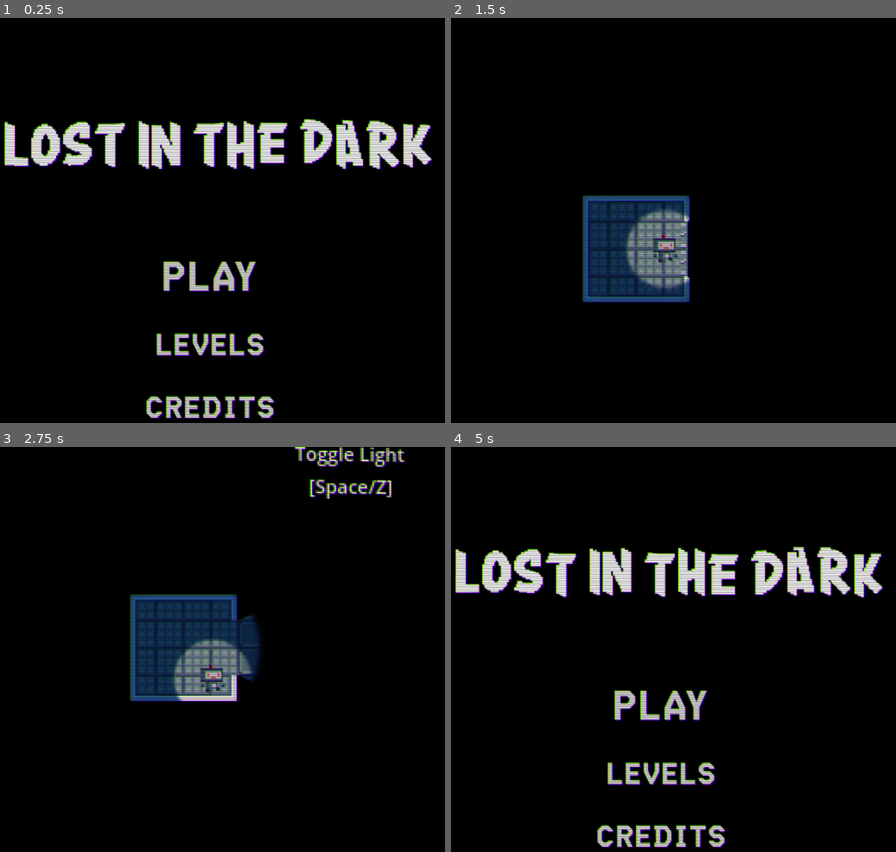
Above: before the commit, frames 1-4 (two rows, left to right).
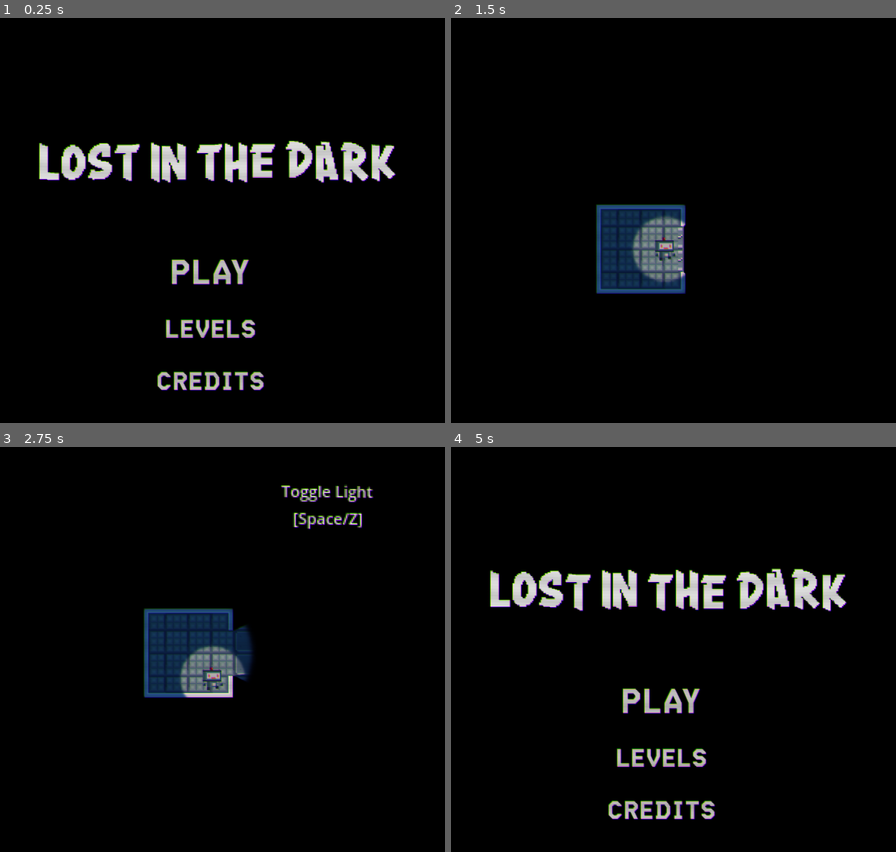
Above: after the commit, the same moments.

Repository: CookieCherith0969/GDM-Assignment-4
Game: Godot game, scene res://Scenes/Levels/StartMenu.tscn
Same seed, same stepped clock (60 frames per second), same inputs: the game is played once before the commit and once after it.
Inputs (mouse positions are in pixels of both pictures, inside the frame that each line leads up to):
- Up to frame 1 (0.25 s): no input
- Up to frame 2 (1.5 s): click "PLAY" at 0.5 s; move the mouse to (766, 228) at 1.27 s; hold D (Right) from 1.28 s (still down); hold E (Interact) from 1.28 s (still down)
- Up to frame 3 (2.75 s): tap Space (Light) at 1.55, 2.1 s; move the mouse to (120, 702) at 2.02 s; release D (Right) at 2.03 s; release E (Interact) at 2.03 s; hold S (Down) from 2.03 s (still down); tap E (Interact) at 2.3 s
- Up to frame 4 (5 s): move the mouse to (709, 576) at 2.77 s; release S (Down) at 2.78 s; hold D (Right) 2.78-3.53 s; hold E (Interact) 2.78-3.53 s; tap Space (Light) at 3.05, 3.6, 4.55 s; tap Enter at 3.5 s; move the mouse to (642, 771) at 3.52 s; hold W (Up) 3.53-4.28 s; tap E (Interact) at 3.8 s; tap R (Reset) at 4.25 s; move the mouse to (802, 746) at 4.27 s; hold A (Left) from 4.28 s (still down); hold C (TempCorrupt) from 4.28 s (still down); tap Escape (Menu) at 4.9 s

The runs differ from the first frame. In frame 1, 13% of the frame differs, in the area x 0-98%, y 24-99%; in frame 2, 4.8%; in frame 3, 6.9%; in frame 4, 14%.

Commit message:
Data Log, removed CRT curve

Diff:
--- a/Scenes/Levels/BatteryLevel.tscn
+++ b/Scenes/Levels/BatteryLevel.tscn
@@ -16,6 +16,7 @@
 [ext_resource type="PackedScene" uid="uid://kgh665ni5kcx" path="res://Scenes/inverted_deco_light.tscn" id="15_3jseq"]
 [ext_resource type="PackedScene" uid="uid://05h4phc5hc4p" path="res://Scenes/elevator.tscn" id="16_65oll"]
 [ext_resource type="PackedScene" uid="uid://ddg8hl14b8mda" path="res://Scenes/blocker_vines.tscn" id="16_n3qba"]
+[ext_resource type="PackedScene" uid="uid://b16qn8glxvmnc" path="res://Scenes/data_log.tscn" id="18_cknw4"]
 [ext_resource type="PackedScene" uid="uid://cptggopdncbwu" path="res://Scenes/crtOverlay.tscn" id="18_ertr3"]
 
 [sub_resource type="RectangleShape2D" id="RectangleShape2D_w4faw"]
@@ -249,7 +250,6 @@
 
 [node name="CeilingLight2" parent="." instance=ExtResource("4_ftjt1")]
 position = Vector2(-146, -919)
-lights_lightables = false
 power_id = 4
 
 [node name="BlockerVines" parent="." instance=ExtResource("16_n3qba")]
@@ -326,5 +326,12 @@
 [node name="CRTOverlay" parent="." instance=ExtResource("18_ertr3")]
 visible = false
 
+[node name="DataLog" parent="." instance=ExtResource("18_cknw4")]
+position = Vector2(35, -110)
+contents = "They respond aggressively to light.
+Reminds me of those deep sea creatures I'd hear about when I was younger.
+I always wanted to see one of them. Too bad they're all gone now...
+Anyway, onto the next experiment."
+
 [connection signal="body_entered" from="PowerTrigger" to="PowerTrigger" method="_on_body_entered"]
 [connection signal="trigger" from="PowerTrigger" to="Label2" method="reveal"]
--- /dev/null
+++ b/Scenes/Levels/crtOverlay.gdshader
@@ -0,0 +1,25 @@
+shader_type canvas_item;
+uniform float scan_line_count : hint_range(0, 1080) = 50;
+uniform sampler2D SCREEN_TEXTURE : hint_screen_texture, filter_linear_mipmap;
+
+vec2 uv_curve(vec2 uv) {
+	uv = (uv - 0.5) * 2.0;
+	uv.x *= 1.0 + pow(abs(uv.y) / 20.0, 2.0);
+	uv.y *= 1.0 + pow(abs(uv.x) / 10.5, 2.0);
+	//uv /= 1.2;
+	uv = (uv / 2.0) + 0.5;
+	return uv;
+}
+
+void fragment(){
+	//float PI = 3.14159;
+	float r = texture(SCREEN_TEXTURE, uv_curve(SCREEN_UV) + vec2(SCREEN_PIXEL_SIZE.x*0.0), 0.0).r;
+	float g = texture(SCREEN_TEXTURE, uv_curve(SCREEN_UV) + vec2(SCREEN_PIXEL_SIZE.x*0.5), 0.0).g;
+	float b = texture(SCREEN_TEXTURE, uv_curve(SCREEN_UV) + vec2(SCREEN_PIXEL_SIZE.x*-0.5), 0.0).b;
+
+	float s = sin(uv_curve(SCREEN_UV).y * scan_line_count * PI * 2.0);
+	s = (s * 0.5 + 0.5) * 0.9 + 0.1;
+	vec4 scan_line = vec4(vec3(pow(s,0.25)), 1.0);
+
+	COLOR = vec4(r,g,b, 1.0) * scan_line;
+}
--- a/Scenes/crtOverlay.tscn
+++ b/Scenes/crtOverlay.tscn
@@ -1,16 +1,33 @@
 [gd_scene load_steps=5 format=3 uid="uid://cptggopdncbwu"]
 
-[ext_resource type="Shader" path="res://Scenes/Levels/CRT.gdshader" id="1_4bu83"]
 [ext_resource type="Script" path="res://Scripts/crtOverlay.gd" id="1_teyfa"]
 [ext_resource type="Texture2D" uid="uid://1y8pfj1bmkjf" path="res://Art/PlaceholderArt/glass.png" id="2_6ta8r"]
+[ext_resource type="Shader" path="res://Scenes/Levels/crtOverlay.gdshader" id="3_ifosl"]
 
 [sub_resource type="ShaderMaterial" id="ShaderMaterial_fmtj6"]
-shader = ExtResource("1_4bu83")
+shader = ExtResource("3_ifosl")
 shader_parameter/scan_line_count = 312.373
 
 [node name="CRTOverlay" type="CanvasLayer"]
 follow_viewport_enabled = true
 script = ExtResource("1_teyfa")
+
+[node name="TextureRect2" type="TextureRect" parent="."]
+visible = false
+anchors_preset = 8
+anchor_left = 0.5
+anchor_top = 0.5
+anchor_right = 0.5
+anchor_bottom = 0.5
+offset_left = -8.0
+offset_top = -8.0
+offset_right = 8.0
+offset_bottom = 8.0
+grow_horizontal = 2
+grow_vertical = 2
+scale = Vector2(14.5361, 28.8331)
+mouse_filter = 2
+texture = ExtResource("2_6ta8r")
 
 [node name="TextureRect" type="TextureRect" parent="."]
 material = SubResource("ShaderMaterial_fmtj6")
--- a/Scenes/data_log.tscn
+++ b/Scenes/data_log.tscn
@@ -1,6 +1,9 @@
-[gd_scene load_steps=6 format=3 uid="uid://b16qn8glxvmnc"]
+[gd_scene load_steps=10 format=3 uid="uid://b16qn8glxvmnc"]
 
+[ext_resource type="Script" path="res://Scripts/data_log.gd" id="1_tts6v"]
 [ext_resource type="Texture2D" uid="uid://d3jo3slndp1vh" path="res://Art/DataLogSheet.png" id="1_uid41"]
+[ext_resource type="Texture2D" uid="uid://b3ygryg0lmlex" path="res://Art/DataLogRead.png" id="3_23u6g"]
+[ext_resource type="Texture2D" uid="uid://pjmvuxj7cjlu" path="res://Art/PlaceholderArt/GlowLight.png" id="4_1a6pf"]
 
 [sub_resource type="RectangleShape2D" id="RectangleShape2D_8ekif"]
 size = Vector2(12, 14)
@@ -12,6 +15,10 @@
 [sub_resource type="AtlasTexture" id="AtlasTexture_evm6g"]
 atlas = ExtResource("1_uid41")
 region = Rect2(16, 0, 16, 16)
+
+[sub_resource type="AtlasTexture" id="AtlasTexture_fxjty"]
+atlas = ExtResource("3_23u6g")
+region = Rect2(0, 0, 16, 16)
 
 [sub_resource type="SpriteFrames" id="SpriteFrames_2rg6k"]
 animations = [{
@@ -25,13 +32,44 @@
 "loop": true,
 "name": &"default",
 "speed": 1.5
+}, {
+"frames": [{
+"duration": 1.0,
+"texture": SubResource("AtlasTexture_fxjty")
+}],
+"loop": true,
+"name": &"read",
+"speed": 5.0
 }]
 
 [node name="DataLog" type="Area2D"]
+collision_layer = 0
+collision_mask = 2
+script = ExtResource("1_tts6v")
 
 [node name="CollisionShape2D" type="CollisionShape2D" parent="."]
 shape = SubResource("RectangleShape2D_8ekif")
 
 [node name="Sprite2D" type="AnimatedSprite2D" parent="."]
 sprite_frames = SubResource("SpriteFrames_2rg6k")
-frame_progress = 0.293979
+frame_progress = 0.434915
+
+[node name="Popup" type="Label" parent="."]
+visible = false
+light_mask = 2
+z_index = 3
+offset_left = -9.0
+offset_top = -22.0
+offset_right = 9.0
+offset_bottom = -6.0
+theme_override_font_sizes/font_size = 11
+text = "E/X"
+horizontal_alignment = 1
+vertical_alignment = 1
+
+[node name="PointLight2D" type="PointLight2D" parent="Popup"]
+range_item_cull_mask = 2
+texture = ExtResource("4_1a6pf")
+
+[connection signal="body_entered" from="." to="." method="_on_body_entered"]
+[connection signal="body_exited" from="." to="." method="_on_body_exited"]
--- /dev/null
+++ b/Scenes/gui_manager.tscn
@@ -0,0 +1,14 @@
+[gd_scene load_steps=3 format=3 uid="uid://jy7getc1ajks"]
+
+[ext_resource type="PackedScene" uid="uid://cpl3ysjv0oeb2" path="res://Scenes/text_window.tscn" id="1_s1te7"]
+[ext_resource type="Script" path="res://Scripts/Autoloads/gui_manager.gd" id="1_ytcbd"]
+
+[node name="GUIManager" type="CanvasLayer"]
+script = ExtResource("1_ytcbd")
+
+[node name="TextWindow" parent="." instance=ExtResource("1_s1te7")]
+visible = false
+offset_left = 0.0
+offset_top = 0.0
+offset_right = 0.0
+offset_bottom = 0.0
--- /dev/null
+++ b/Scenes/text_window.tscn
@@ -0,0 +1,52 @@
+[gd_scene load_steps=3 format=3 uid="uid://cpl3ysjv0oeb2"]
+
+[ext_resource type="Texture2D" uid="uid://d1h5w1nm1mri" path="res://Art/PlaceholderArt/GlassRect.png" id="1_flr85"]
+[ext_resource type="Script" path="res://Scripts/text_window.gd" id="1_x7sv4"]
+
+[node name="TextWindow" type="MarginContainer"]
+anchors_preset = 15
+anchor_right = 1.0
+anchor_bottom = 1.0
+offset_left = -324.0
+offset_top = -324.0
+offset_right = -324.0
+offset_bottom = -324.0
+grow_horizontal = 2
+grow_vertical = 2
+theme_override_constants/margin_left = 100
+theme_override_constants/margin_top = 40
+theme_override_constants/margin_right = 100
+theme_override_constants/margin_bottom = 40
+script = ExtResource("1_x7sv4")
+
+[node name="Control" type="NinePatchRect" parent="."]
+layout_mode = 2
+texture = ExtResource("1_flr85")
+patch_margin_left = 1
+patch_margin_top = 1
+patch_margin_right = 1
+patch_margin_bottom = 1
+
+[node name="MarginContainer" type="MarginContainer" parent="Control"]
+layout_mode = 1
+anchors_preset = 15
+anchor_right = 1.0
+anchor_bottom = 1.0
+grow_horizontal = 2
+grow_vertical = 2
+theme_override_constants/margin_left = 15
+theme_override_constants/margin_top = 10
+theme_override_constants/margin_right = 15
+theme_override_constants/margin_bottom = 10
+
+[node name="RichTextLabel" type="RichTextLabel" parent="Control/MarginContainer"]
+layout_mode = 2
+bbcode_enabled = true
+
+[node name="Button" type="Button" parent="."]
+layout_mode = 2
+size_flags_horizontal = 8
+size_flags_vertical = 0
+text = " X "
+
+[connection signal="pressed" from="Button" to="." method="_on_button_pressed"]
--- /dev/null
+++ b/Scripts/Autoloads/gui_manager.gd
@@ -0,0 +1,24 @@
+extends CanvasLayer
+
+@onready
+var window = $TextWindow
+
+# Called when the node enters the scene tree for the first time.
+func _ready():
+	pass
+
+
+# Called every frame. 'delta' is the elapsed time since the previous frame.
+func _process(delta):
+	pass
+
+func show_window(contents : String):
+	window.show()
+	window.contents = contents
+	AudioServer.set_bus_mute(0, true)
+	PlayerManager.current_player.exited.connect(hide_window)
+
+func hide_window():
+	window.hide()
+	AudioServer.set_bus_mute(0, false)
+	PlayerManager.current_player.exited.disconnect(hide_window)
--- a/Scripts/Player.gd
+++ b/Scripts/Player.gd
@@ -5,6 +5,7 @@
 const CORRUPT_SPEED = 60.0
 
 signal interacted(player)
+signal exited
 
 @onready
 var flasharea = $Rotator/FlashArea
@@ -46,6 +47,7 @@
 
 var moving_up : bool = false
 var moving_left : bool = false
+var controls_locked : bool = false
 
 func _ready():
 	PlayerManager.current_player = self
@@ -53,8 +55,12 @@
 
 func _input(event):
 	if event.is_action_pressed("Menu"):
-		LevelManager.load_level("StartMenu", false)
-	if event.is_action_pressed("Light"):
+		if controls_locked:
+			free_controls()
+			exited.emit()
+		else:
+			LevelManager.load_level("StartMenu", false)
+	if event.is_action_pressed("Light") && !controls_locked:
 		if not light_on:
 			light_on = true
 		else:
@@ -63,10 +69,12 @@
 		LevelManager.reload_level()
 	if event.is_action_pressed("TempCorrupt"):
 		corrupted = !corrupted
-	if event.is_action_pressed("Interact"):
+	if event.is_action_pressed("Interact") && !controls_locked:
 		interacted.emit(self)
 
 func _physics_process(_delta):
+	if controls_locked:
+		return
 	# Get the input direction and handle the movement/deceleration.
 	# As good practice, you should replace UI actions with custom gameplay actions.
 	var direction = Input.get_vector("Left", "Right", "Up", "Down")
@@ -167,3 +175,8 @@
 	else:
 		robot_sprite.sprite_frames = normal_spriteframes
 	update_animation(false)
+
+func free_controls():
+	controls_locked = false
+func lock_controls():
+	controls_locked = true
--- /dev/null
+++ b/Scripts/data_log.gd
@@ -0,0 +1,47 @@
+extends Area2D
+
+@export_multiline
+var contents : String = "[CORRUPTED FILE]"
+
+@onready
+var popup = $Popup
+@onready
+var sprite = $Sprite2D
+@onready
+var window_scene = preload("res://Scenes/text_window.tscn")
+
+var is_read = false : set = set_read
+
+
+# Called when the node enters the scene tree for the first time.
+func _ready():
+	sprite.play("default")
+
+
+# Called every frame. 'delta' is the elapsed time since the previous frame.
+func _process(delta):
+	pass
+
+
+func _on_body_entered(body):
+	if is_instance_of(body, Player):
+		popup.show()
+		body.interacted.connect(on_interact)
+
+func _on_body_exited(body):
+	if is_instance_of(body, Player):
+		popup.hide()
+		body.interacted.disconnect(on_interact)
+
+func on_interact(player):
+	GuiManager.show_window(contents)
+	player.lock_controls()
+	is_read = true
+
+func set_read(val : bool):
+	is_read = val
+
+	if is_read:
+		sprite.play("read")
+	else:
+		sprite.play("default")
--- /dev/null
+++ b/Scripts/text_window.gd
@@ -0,0 +1,27 @@
+extends MarginContainer
+
+var contents : String = "" : set = set_contents
+
+@onready
+var text = $Control/MarginContainer/RichTextLabel
+
+# Called when the node enters the scene tree for the first time.
+func _ready():
+	pass
+
+
+# Called every frame. 'delta' is the elapsed time since the previous frame.
+func _process(delta):
+	pass
+
+func close():
+	GuiManager.hide_window()
+
+func set_contents(val : String):
+	contents = val
+	text.text = contents
+
+
+func _on_button_pressed():
+	close()
+	PlayerManager.current_player.free_controls()
--- /dev/null
+++ b/default_bus_layout.tres
@@ -0,0 +1,3 @@
+[gd_resource type="AudioBusLayout" format=3 uid="uid://bmew6ri65g6ir"]
+
+[resource]
--- a/project.godot
+++ b/project.godot
@@ -21,6 +21,7 @@
 PowerManager="*res://Scripts/Autoloads/power_manager.gd"
 SoundManager="*res://Scenes/sound_manager.tscn"
 PlayerManager="*res://Scripts/Autoloads/player_manager.gd"
+GuiManager="*res://Scenes/gui_manager.tscn"
 
 [display]
 
Binary file added: Art/DataLogRead.png
Not shown, added: Art/DataLogRead.png.import
Not shown: 1 places in Scenes/Levels/BatteryLevel.tscn that only renumber resources
